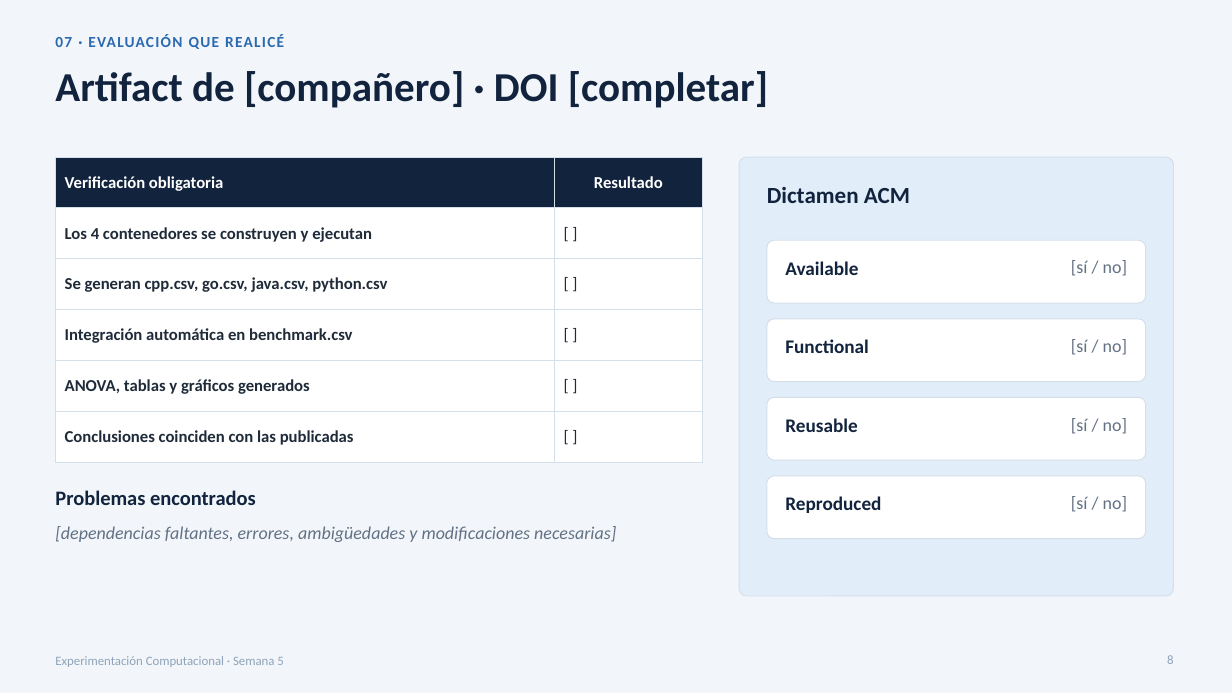
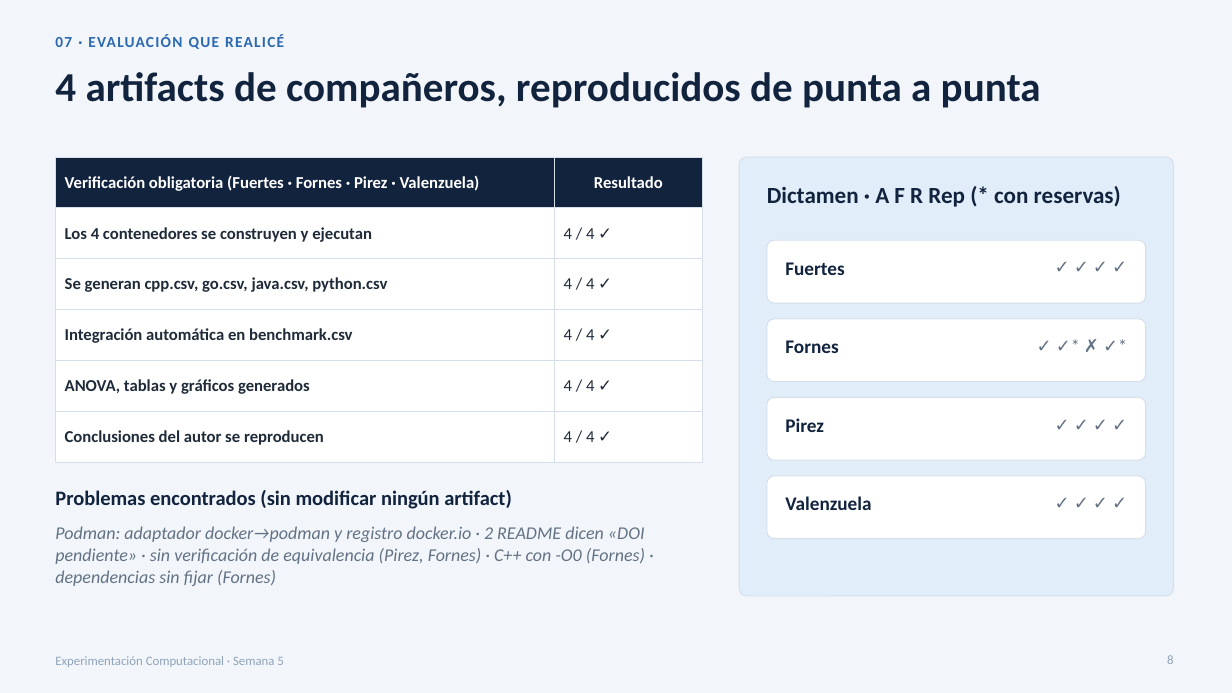
Before and after one commit to Pmiqueles-usach/Modulo2-Inv-experimental, a slide deck: slide 8 of docs/presentaciones/Presentacion_Semana_5_Publicacion_y_Evaluacion_Cruzada.pptx. Drawn at 1232x693 pixels with LibreOffice and Linux fonts; fonts in the diff are those of the drawing. Boxes give left, top, right and bottom in pixels: in the first picture for what was removed or moved away, otherwise in the second. Text is boxed around its words. In the diff, an @@ line names an element or a change of style, - is before the commit and + after.

Commit message:
docs(semana-5): evaluación cruzada de 4 artifacts y presentación final completa
- Reproducción completa (Docker/Podman + Snakemake) de los artifacts de
  Fuertes, Fornes, Pirez y Valenzuela descargados desde Zenodo.
- Evaluaciones por compañero con dictamen ACM, resumen y hallazgos
  transversales en docs/evaluacion-cruzada/.
- scripts/comparar_evaluacion.py: análisis uniforme publicado vs reproducido.
- Presentación semana 5: láminas de evaluación realizada y comparación.
- README §7.4–7.5 actualizado.

```diff
--- a/docs/presentaciones/Presentacion_Semana_5_Publicacion_y_Evaluacion_Cruzada.pptx
+++ b/docs/presentaciones/Presentacion_Semana_5_Publicacion_y_Evaluacion_Cruzada.pptx
@@ title at <box>55,72,1041,108</box>: text changed @@
-Artifact de [compañero] · DOI [completar]
+4 artifacts de compañeros, reproducidos de punta a punta
@@ table at <box>55,157,702,449</box> @@
-row 1, column 1: Verificación obligatoria
+row 1, column 1: Verificación obligatoria (Fuertes · Fornes · Pirez · Valenzuela)
-row 2, column 2: [ ]
+row 2, column 2: 4 / 4 ✓
-row 3, column 2: [ ]
+row 3, column 2: 4 / 4 ✓
-row 4, column 2: [ ]
+row 4, column 2: 4 / 4 ✓
-row 5, column 2: [ ]
+row 5, column 2: 4 / 4 ✓
-row 6, column 1: Conclusiones coinciden con las publicadas
+row 6, column 1: Conclusiones del autor se reproducen
-row 6, column 2: [ ]
+row 6, column 2: 4 / 4 ✓
@@ text at <box>767,186,1121,207</box>: text changed @@
-Dictamen ACM
+Dictamen · A F R Rep (* con reservas)
@@ text at <box>785,262,844,275</box>: text changed @@
-Available
+Fuertes
@@ text at <box>1071,260,1127,276</box>: text changed @@
-[sí / no]
+✓ ✓ ✓ ✓
@@ text at <box>785,340,838,353</box>: text changed @@
-Functional
+Fornes
@@ text at <box>1071,339,1127,355</box>: text changed @@
-[sí / no]
+✓ ✓* ✗ ✓*
@@ text at <box>785,418,824,432</box>: text changed @@
-Reusable
+Pirez
@@ text at <box>1071,418,1127,434</box>: text changed @@
-[sí / no]
+✓ ✓ ✓ ✓
@@ text at <box>55,490,512,509</box>: text changed @@
-Problemas encontrados
+Problemas encontrados (sin modificar ningún artifact)
@@ text at <box>785,496,871,510</box>: text changed @@
-Reproduced
+Valenzuela
@@ text at <box>1071,496,1127,512</box>: text changed @@
-[sí / no]
+✓ ✓ ✓ ✓
@@ text at <box>55,526,645,586</box>: text changed @@
-[dependencias faltantes, errores, ambigüedades y modificaciones necesarias]
+Podman: adaptador docker→podman y registro docker.io · 2 README dicen «DOI pendiente» · sin verificación de equivalencia (Pirez, Fornes) · C++ con -O0 (Fornes) · dependencias sin fijar (Fornes)
```
Also in this commit, not shown: 1 other slide changed, 1 slide added, 11 other files.
